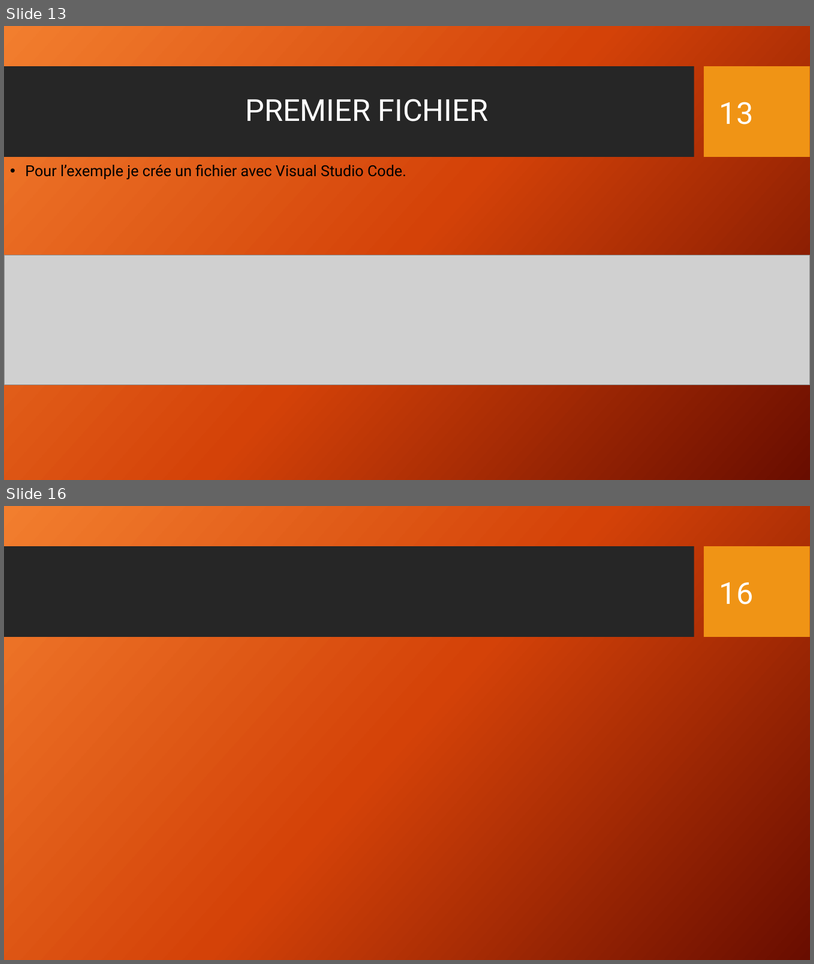
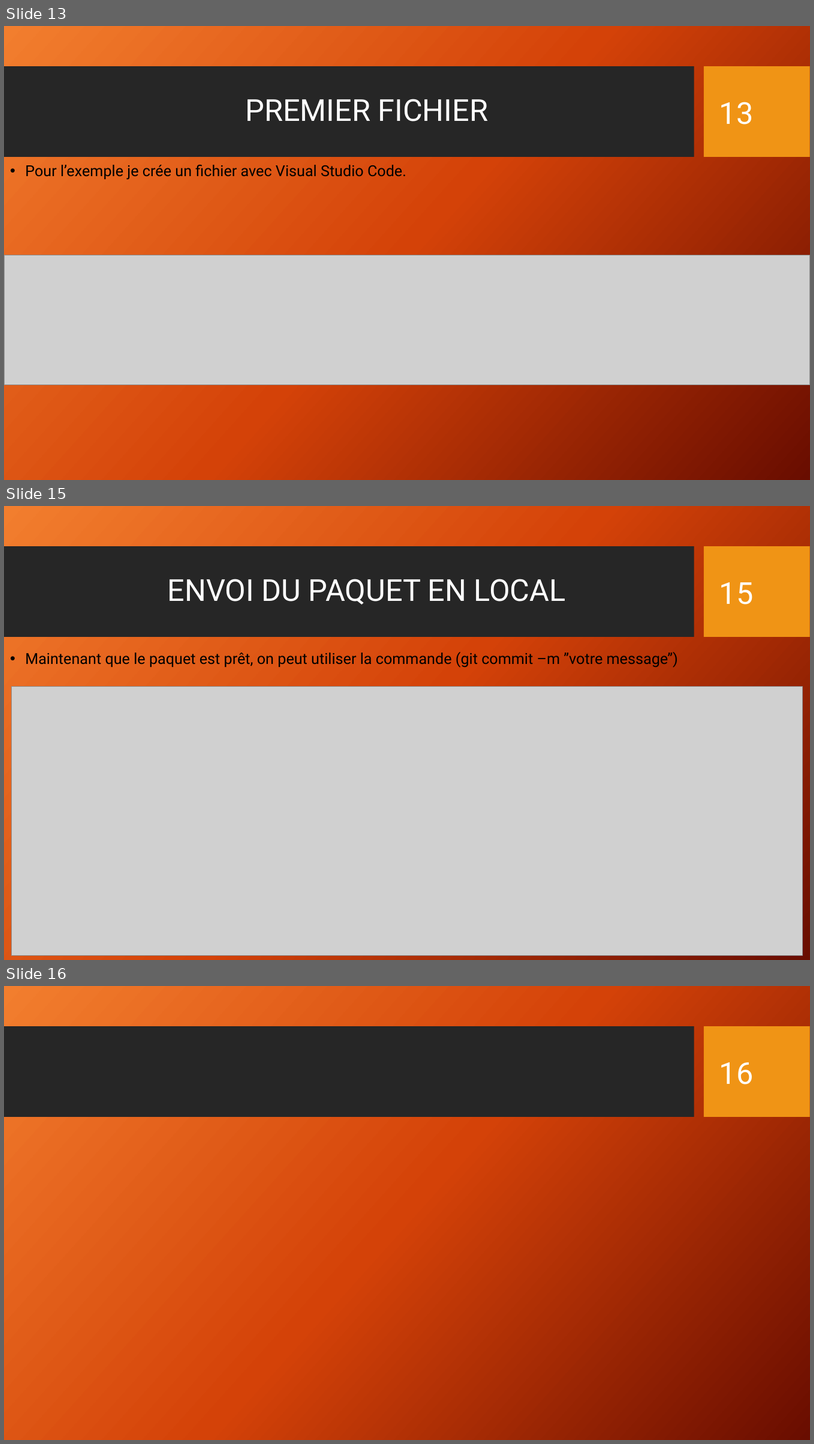
Before and after one commit to Math-Alex83/Expos-_git_cda_2210, a slide deck: Présentation_Git_CDA_2210.pptx. Shown one above the other, each under a label of ours: slides 13 and 16 before the commit, slides 13, 15 and 16 after it; the slides between them are not shown. The pictures are 814x964 and 814x1444 pixels, drawn with LibreOffice and Linux fonts; fonts in the diff are those of the drawing; grey boxes stand for pictures; background and template pictures are left out. Boxes give left, top, right and bottom in pixels: in the first picture for what was removed or moved away, otherwise in the second. Text is boxed around its words. In the diff, an @@ line names an element or a change of style, - is before the commit and + after.

```diff
--- a/Présentation_Git_CDA_2210.pptx
+++ b/Présentation_Git_CDA_2210.pptx
@@ slide 15 added at (4, 506, 810, 960), background gradient #F18031 to #D54209 to #6A0D00; not listed: 2 template elements that a slide beside it also shows @@
@@ title added at (168, 579, 566, 604), 36 pt, text #FFFFFF @@
+ENVOI DU PAQUET EN LOCAL
@@ page number added at (720, 582, 754, 604), 36 pt, text #FFFFFF @@
+15
@@ text added at (25, 652, 678, 667), 18 pt, text #000000 @@
+• Maintenant que le paquet est prêt, on peut utiliser la commande (git commit –m ’’votre message’’)
@@ picture added at (11, 687, 803, 955) @@
```
Also in this commit, not shown: 2 slides changed, 1 slide removed, 1 other file.
